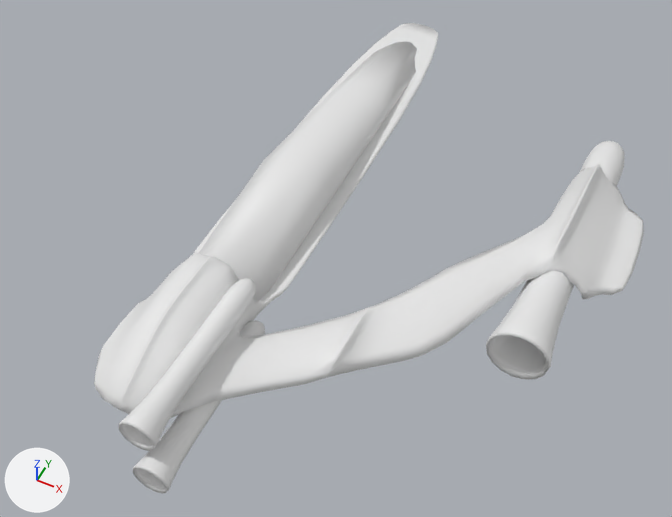
The Blender file data/models/blend/gleiter_D.blend: old version first, new version second.
One viewpoint serves both versions: a 50 mm camera at (6.04, -7.27, 11.38) aimed at (1.34, 2.14, -0.38). Lighting does not change. The marker at lower left points along +X, +Y and +Z.

Before the edit, the objects in view are built like this:
```python
me_body = bpy.data.meshes.new('body')
me_body.from_pydata(...)  # 406 vertices, 428 faces; spans x -0.68..4.49, y -4.16..4.99, z -0.03..1.33
me_body.polygons.foreach_set('use_smooth', [True] * 428)
me_head = bpy.data.meshes.new('head')
me_head.from_pydata(...)  # 21 vertices, 25 faces; spans x -0.2..0.87, y 0.42..6.7, z -0.49..0.18
me_head.polygons.foreach_set('use_smooth', [True] * 25)
me_head.materials.append(None)
ob_body = bpy.data.objects.new('body', me_body)
ob_body.location = (0.12, 2.53, -0.78)
ob_body.scale = (1.3, 1.3, 1.3)
_m = ob_body.modifiers.new('Subsurf', 'SUBSURF')
_m.render_levels = 1
ob_head = bpy.data.objects.new('head', me_head)
ob_head.location = (-0.32, -0.3, 0.4)
ob_head.scale = (1.3, 1.3, 1.3)
```
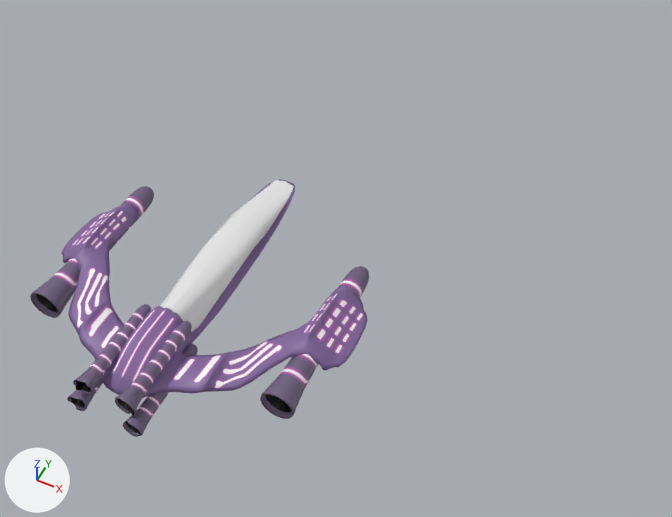
Location of each change, (x1, y1, x2, y2) in pixels of the pictures (672 x 517 px; the box of a moved part takes in the faces that stretch with it):
'body', reshaped, moved, modifiers changed (38% narrower, 45% shorter)
    before: (94, 23, 644, 494)
    after: (30, 179, 369, 437)
'head', reshaped, moved, modifiers changed
    before: (199, 41, 417, 301)
    after: (160, 180, 294, 332)
part 1 of me_body, moved or reshaped
    before: (486, 140, 624, 379)
    after: (30, 186, 369, 419)
part 2 of me_body, added (purple)
    after: (62, 179, 367, 398)
part 3 of me_body, added (purple)
    after: (67, 344, 198, 437)
part 4 of me_body, added (purple)
    after: (73, 304, 192, 417)
part 5 of me_body, deleted
    before: (133, 320, 265, 494)
part 6 of me_body, deleted
    before: (118, 278, 256, 451)
part 7 of me_body, deleted
    before: (94, 23, 644, 418)

The edits, one by one:
Picture 'vehicle04.png' (img_vehicle04_png) is new.
Material 'vehicle04.png' (mat_vehicle04_png) is new.
Its texture is img_vehicle04_png.
me_body is used by ob_body; location (0.12, 2.53, -0.78); scale (1.3, 1.3, 1.3).
me_body had 406 vertices, 428 faces and spanned x -0.68..4.49, y -4.16..4.99, z -0.03..1.33.
me_body now has 330 vertices, 353 faces and spans x 0.0..2.06, y -1.88..2.37, z -0.15..0.58.
me_body part 1: the loose piece of 66 vertices spanning x 3.1..4.06, y -0.91..3.35, z -0.03..0.94 is scaled about its middle by 0.536, then moved by (-2.0, -1.0, -0.35), in mat_vehicle04_png (picture img_vehicle04_png).
me_body part 2: a new loose piece of 139 vertices spanning x 0.0..2.06, y -1.61..2.37, z -0.07..0.57, in mat_vehicle04_png (picture img_vehicle04_png).
me_body part 3: a new loose piece of 64 vertices spanning x 0.22..0.51, y -1.88..-0.6, z 0.01..0.3, in mat_vehicle04_png (picture img_vehicle04_png).
me_body part 4: a new loose piece of 61 vertices spanning x 0.13..0.42, y -1.8..-0.52, z 0.28..0.58, in mat_vehicle04_png (picture img_vehicle04_png).
me_body part 5: the loose piece of 66 vertices spanning x 0.41..0.95, y -4.16..-1.76, z 0.26..0.81 is deleted.
me_body part 6: the loose piece of 66 vertices spanning x 0.23..0.78, y -4.01..-1.62, z 0.78..1.33 is deleted.
Part 7, on me_body:
208 vertices are removed from x -0.68..4.49, y -3.65..4.99, z 0.13..1.31.
212 faces are deleted.
me_body now uses material mat_vehicle04_png (picture img_vehicle04_png).
me_head is used by ob_head; location (-0.32, -0.3, 0.4); scale (1.3, 1.3, 1.3).
me_head had 21 vertices, 25 faces and spanned x -0.2..0.87, y 0.42..6.7, z -0.49..0.18.
me_head now has 13 vertices, 9 faces and spans x 0.0..0.29, y -0.6..2.2, z 0.09..0.5.
me_head part 8: the whole mesh is rebuilt.
Object 'body' (ob_body) moves from (0.12, 2.53, -0.78) to (0.0, 0.0, 0.0).
Object 'body' (ob_body) gains a MIRROR modifier named 'Mirror'.
Object 'head' (ob_head) moves from (-0.32, -0.3, 0.4) to (0.0, 0.0, 0.0).
Object 'head' (ob_head) gains a MIRROR modifier named 'Mirror'.
